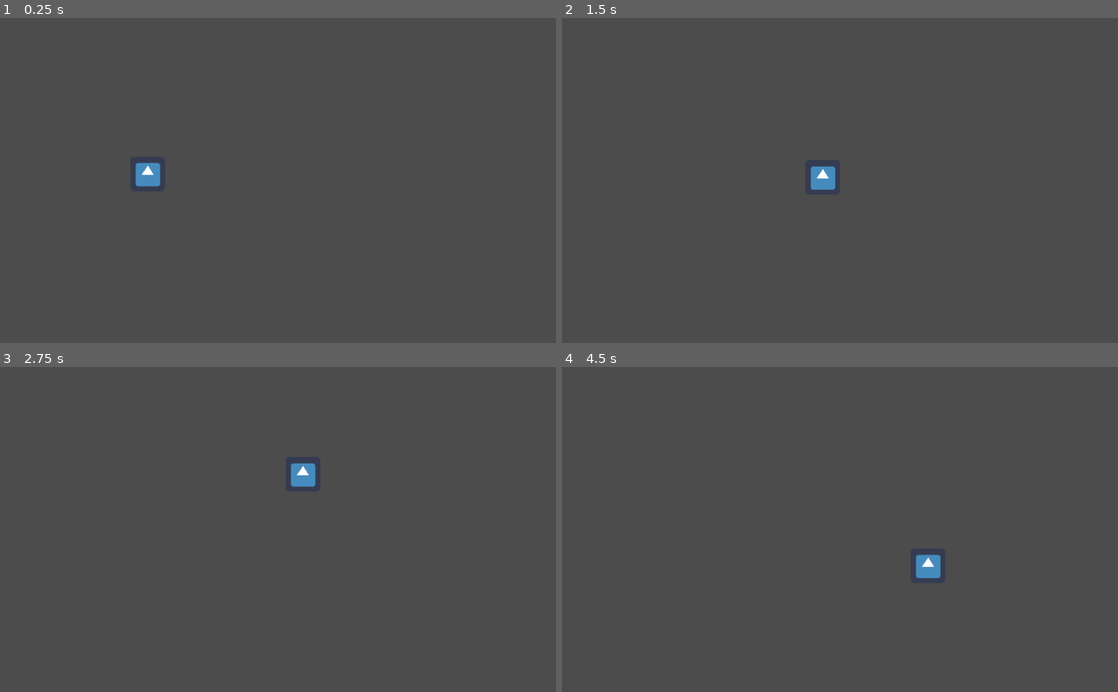
Above: before the commit, frames 1-4 (two rows, left to right).
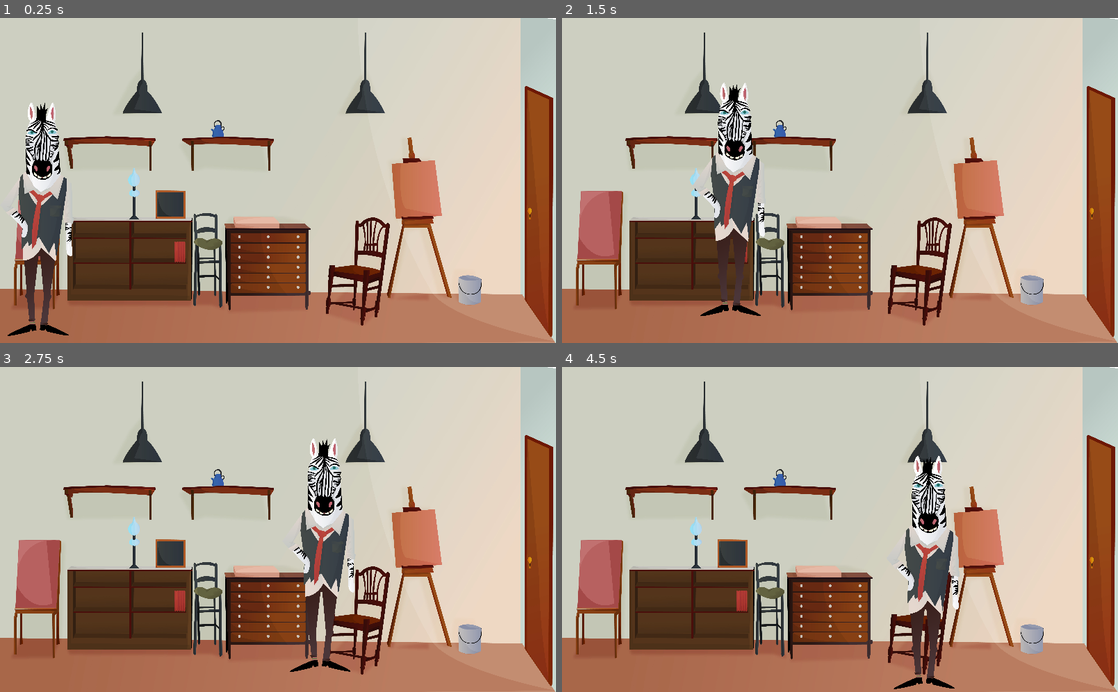
Above: after the commit, the same moments.

Repository: VVizard22/GameWorkJam
Game: Godot game, scene res://NavMesh.tscn
The game is run twice, just before and just after one commit, with the same random seed, the same clock (stepped at 60 frames per second) and the same inputs. The project has no main scene, so this scene is started directly. The engine's default icon, where the game draws it, is replaced by a stand-in: a white triangle on a blue panel in a dark square.
Inputs (mouse positions are in pixels of both pictures, inside the frame that each line leads up to):
- Up to frame 1 (0.25 s): no input
- Up to frame 2 (1.5 s): tap Enter at 0.5 s; move the mouse to (962, 164) at 0.52 s; press the mouse at (962, 164) at 0.53 s; move the mouse to (728, 196) at 1.27 s; release the mouse at (728, 196) at 1.28 s; click (728, 196) at 1.35 s
- Up to frame 3 (2.75 s): move the mouse to (333, 458) at 2.02 s; press the mouse at (333, 458) at 2.03 s
- Up to frame 4 (4.5 s): move the mouse to (812, 594) at 2.77 s; release the mouse at (812, 594) at 2.78 s; click (812, 594) at 2.85 s; move the mouse to (1006, 578) at 3.52 s; press the mouse at (1006, 578) at 3.53 s; move the mouse to (673, 480) at 4.27 s; release the mouse at (673, 480) at 4.28 s; click (673, 480) at 4.35 s

The runs differ from the first frame. In frame 1, 98% of the frame differs, in the area x 0-100%, y 0-100%; in frame 2, 98%; in frame 3, 98%; in frame 4, 99%.

Commit message:
test con sprites boceto

Diff:
--- a/GodotProyect/NavMesh.tscn
+++ b/GodotProyect/NavMesh.tscn
@@ -1,20 +1,30 @@
-[gd_scene load_steps=4 format=2]
+[gd_scene load_steps=5 format=2]
 
 [ext_resource path="res://NavMesh.gd" type="Script" id=1]
-[ext_resource path="res://icon.png" type="Texture" id=2]
+[ext_resource path="res://habitacion-01.jpg" type="Texture" id=2]
+[ext_resource path="res://zackthezebra-02.png" type="Texture" id=3]
 
 [sub_resource type="NavigationPolygon" id=1]
-vertices = PoolVector2Array( 0.477211, 605.39, 52.6783, 33.2747, 785.94, 45.0472, 874.875, 606.512 )
-polygons = [ PoolIntArray( 0, 1, 2, 3 ) ]
-outlines = [ PoolVector2Array( 0.477211, 605.39, 52.6783, 33.2747, 785.94, 45.0472, 874.875, 606.512 ) ]
+vertices = PoolVector2Array( 896, 552, 960, 544, 960, 592, 40, 592, 40, 552, 120, 552, 128, 536, 352, 536, 352, 544, 720, 560, 744, 536, 832, 536, 848, 552, 712, 576, 672, 584, 432, 552, 592, 552 )
+polygons = [ PoolIntArray( 0, 1, 2 ), PoolIntArray( 3, 4, 5 ), PoolIntArray( 6, 7, 8, 5 ), PoolIntArray( 9, 10, 11, 12, 13 ), PoolIntArray( 13, 12, 0, 2, 14 ), PoolIntArray( 14, 3, 5, 8, 15 ), PoolIntArray( 15, 16, 14 ), PoolIntArray( 14, 2, 3 ) ]
+outlines = [ PoolVector2Array( 40, 592, 40, 552, 120, 552, 128, 536, 352, 536, 352, 544, 432, 552, 592, 552, 672, 584, 712, 576, 720, 560, 744, 536, 832, 536, 848, 552, 896, 552, 960, 544, 960, 592 ) ]
 
-[node name="NavMesh" type="Navigation2D"]
+[node name="Node" type="Node"]
+
+[node name="Sprite" type="Sprite" parent="."]
+position = Vector2( 511, 298.464 )
+scale = Vector2( 0.146571, 0.164504 )
+texture = ExtResource( 2 )
+
+[node name="NavMesh" type="Navigation2D" parent="."]
 script = ExtResource( 1 )
 
-[node name="NavigationPolygonInstance" type="NavigationPolygonInstance" parent="."]
-position = Vector2( 4.48987, -3.91913 )
+[node name="NavigationPolygonInstance" type="NavigationPolygonInstance" parent="NavMesh"]
+position = Vector2( 0, -8 )
 navpoly = SubResource( 1 )
 
-[node name="Character" type="Sprite" parent="."]
-position = Vector2( 271.915, 287.663 )
-texture = ExtResource( 2 )
+[node name="Character" type="Sprite" parent="NavMesh"]
+position = Vector2( 72, 568 )
+scale = Vector2( 0.114154, 0.114154 )
+texture = ExtResource( 3 )
+offset = Vector2( 70.0806, -1752.02 )
--- a/GodotProyect/project.godot
+++ b/GodotProyect/project.godot
@@ -18,6 +18,11 @@
 config/name="GameWorkJam"
 config/icon="res://icon.png"
 
+[display]
+
+window/stretch/mode="2d"
+window/stretch/aspect="keep"
+
 [input]
 
 left_mouse_click={
Binary file added: GodotProyect/habitacion-01.jpg
Not shown, added: GodotProyect/habitacion-01.jpg.import
Binary file added: GodotProyect/zackthezebra-02.png
Not shown, added: GodotProyect/zackthezebra-02.png.import
